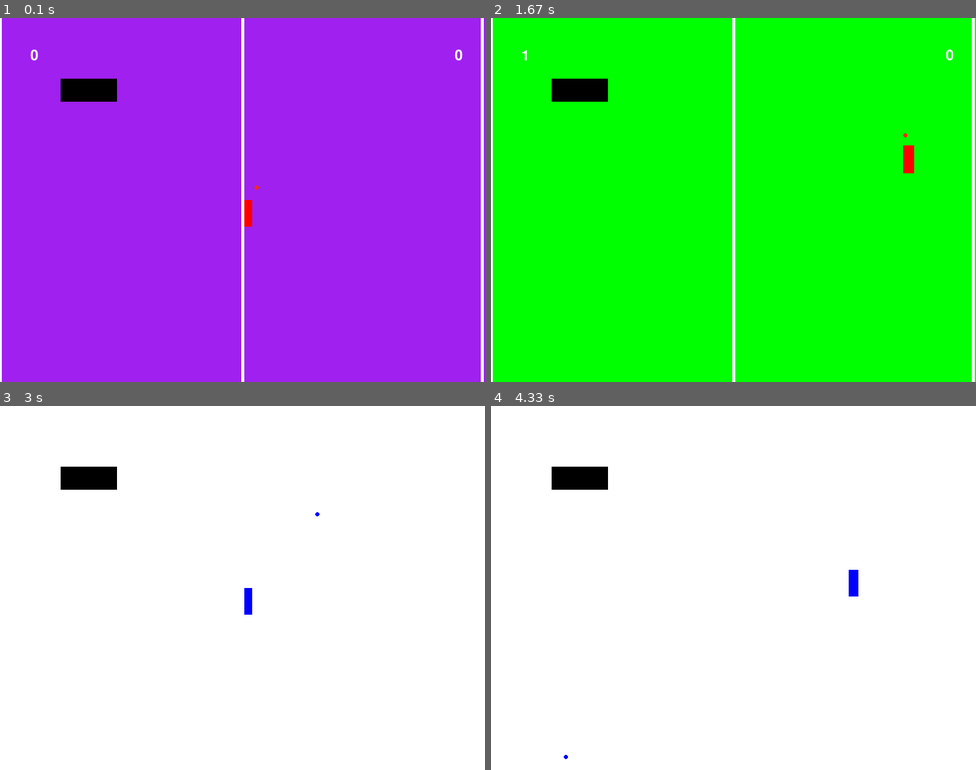
Above: before the commit, frames 1-4 (two rows, left to right).
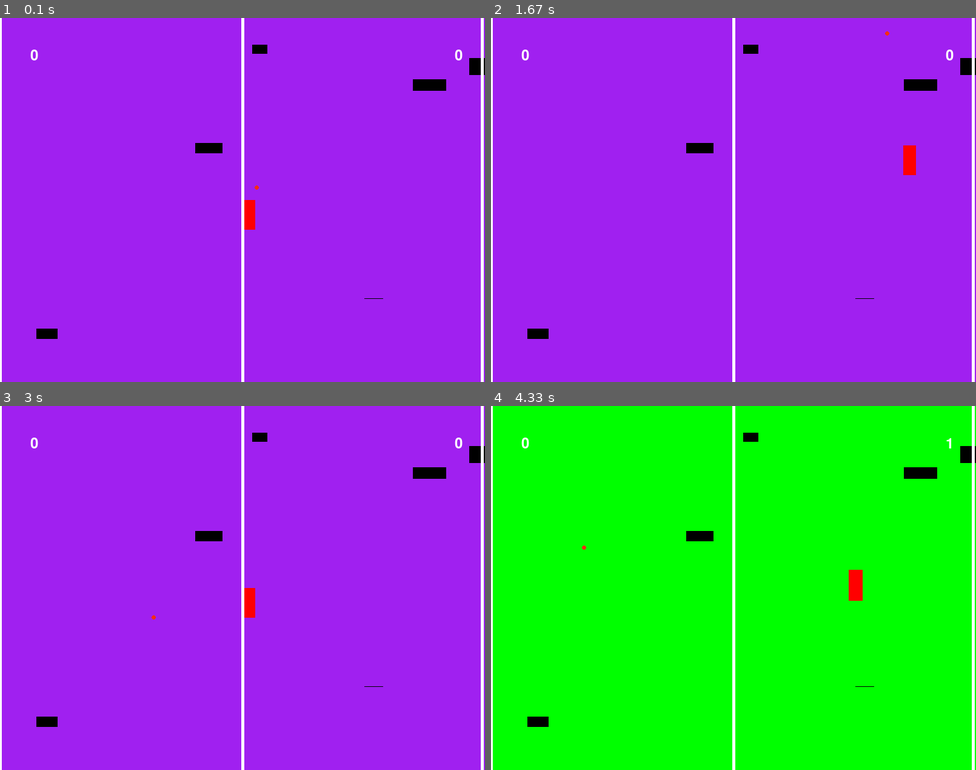
Above: after the commit, the same moments.

Repository: Giorgiod91/PinPongPyGame
Game: pygame game, started from main.py
Same seed, same stepped clock (60 frames per second), same inputs: the game is played once before the commit and once after it.
Inputs:
- Up to frame 1 (0.1 s): no input
- Up to frame 2 (1.67 s): hold D 0.33-0.8 s; hold W 0.83-1.13 s; hold D 1.17-1.63 s
- Up to frame 3 (3 s): hold A 1.67-2.2 s; hold S 2.23-2.53 s; hold A 2.57-2.97 s
- Up to frame 4 (4.33 s): hold W 3-3.37 s; hold D 3.4-4.03 s; hold S from 4.07 s (still down)

The runs differ from the first frame. In frame 1, 1.5% of the frame differs, in the area x 7-100%, y 7-89%; in frame 2, 98%; in frame 3, 98%; in frame 4, 98%, in the area x 0-100%, y 0-100%.

Commit message:
added multiple random object who can collide with the ball

Diff:
--- a/Objects.py
+++ b/Objects.py
@@ -28,5 +28,7 @@
 
 
 
+
+
     def draw(self, screen):
         pygame.draw.rect(screen, self.color, self.rect)
--- a/main.py
+++ b/main.py
@@ -15,7 +15,16 @@
 
 # Initialize player, objects, and ball
 player = Player(screen_width // 2, screen_height // 2, 22, 50, 5)
-objects = Objects(100, 100, random.randint(1, 100), random.randint(1, 100), 5)
+objects = []
+for i in range(6):
+    x = random.randint(0, screen_width -10)
+    y = random.randint(0, screen_height -10)
+    height = random.randint(0, 30)
+    width = random.randint(0,60)
+    new_object = Objects(x, y, width, height, 0)
+    objects.append(new_object)
+
+
 ball = Ball(player.rect.x, player.rect.y, 7, 7, 5)
 current_color = "purple"
 
@@ -40,7 +49,8 @@
 
 
     # Draw objects and goals
-    objects.draw(screen)
+    for obj in objects:
+        obj.draw(screen)
     goals.draw(screen)
     goals.drawGoalLine(screen, screen_width, screen_height)
 
@@ -75,7 +85,8 @@
     # Handle ball movement and collision
     ball.automated_movement(screen_width, screen_height)
     ball.check_collision(player)
-    ball.check_collision(objects)
+    for obj in objects:
+        ball.check_collision(obj)
 
 
     ball.draw(screen)
--- a/player.py
+++ b/player.py
@@ -49,8 +49,8 @@
 
     def get_smaller_if_hit(self, ball):
         if self.rect.colliderect(ball):
-            self.width = self.width -2
-            self.height = self.height -2
+            self.width = self.width -0.5
+            self.height = self.height -0.5
             self.rect.width = self.width
             self.rect.height = self.height
 
